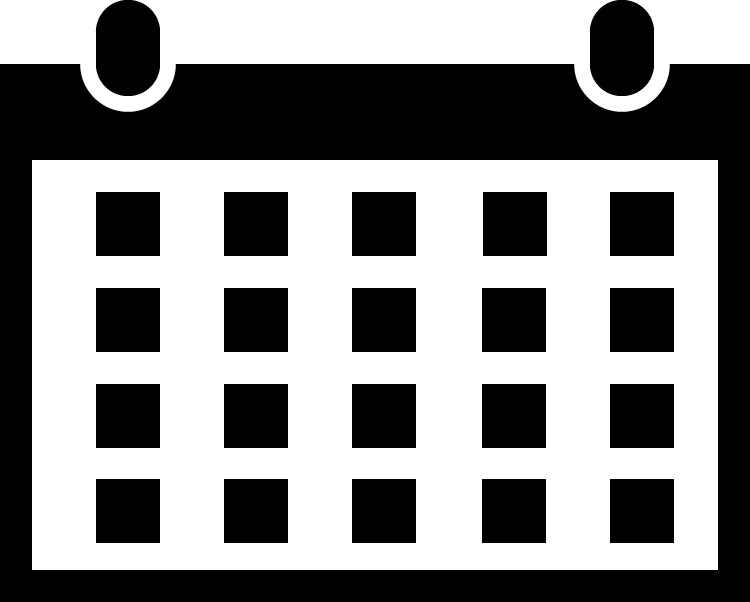
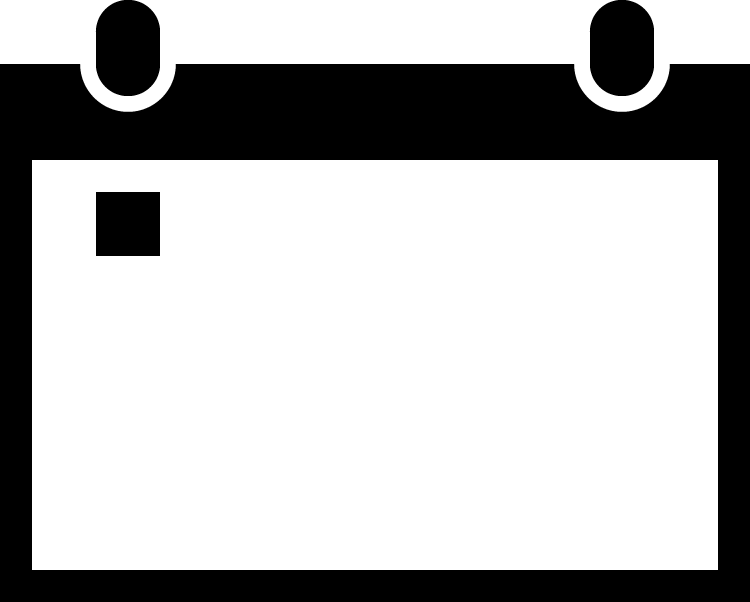
Two versions of the same layered image (750 x 602). Layer-by-layer changes:
removed layer "1,2" from group "week1" over (x1=224, y1=192, x2=288, y2=256)
removed layer "1,3" from group "week1" over (x1=352, y1=192, x2=416, y2=256)
removed layer "1,4" from group "week1" over (x1=483, y1=192, x2=547, y2=256)
removed layer "1,5" from group "week1" over (x1=610, y1=192, x2=674, y2=256)
removed group "week2" (5 layers) over (x1=96, y1=288, x2=674, y2=352)
removed layer "2,1" from group "week2" over (x1=96, y1=288, x2=160, y2=352)
removed layer "2,2" from group "week2" over (x1=224, y1=288, x2=288, y2=352)
removed layer "2,3" from group "week2" over (x1=352, y1=288, x2=416, y2=352)
removed layer "2,4" from group "week2" over (x1=482, y1=288, x2=546, y2=352)
removed layer "2,5" from group "week2" over (x1=610, y1=288, x2=674, y2=352)
removed group "week3" (5 layers) over (x1=96, y1=384, x2=674, y2=448)
removed layer "3,1" from group "week3" over (x1=96, y1=384, x2=160, y2=448)
removed layer "3,2" from group "week3" over (x1=224, y1=384, x2=288, y2=448)
removed layer "3,3" from group "week3" over (x1=352, y1=384, x2=416, y2=448)
removed layer "3,4" from group "week3" over (x1=482, y1=384, x2=546, y2=448)
removed layer "3,5" from group "week3" over (x1=610, y1=384, x2=674, y2=448)
removed group "week4" (5 layers) over (x1=96, y1=479, x2=674, y2=543)
removed layer "4,1" from group "week4" over (x1=96, y1=479, x2=160, y2=543)
removed layer "4,2" from group "week4" over (x1=224, y1=479, x2=288, y2=543)
removed layer "4,3" from group "week4" over (x1=352, y1=479, x2=416, y2=543)
removed layer "4,4" from group "week4" over (x1=482, y1=479, x2=546, y2=543)
removed layer "4,5" from group "week4" over (x1=610, y1=479, x2=674, y2=543)
